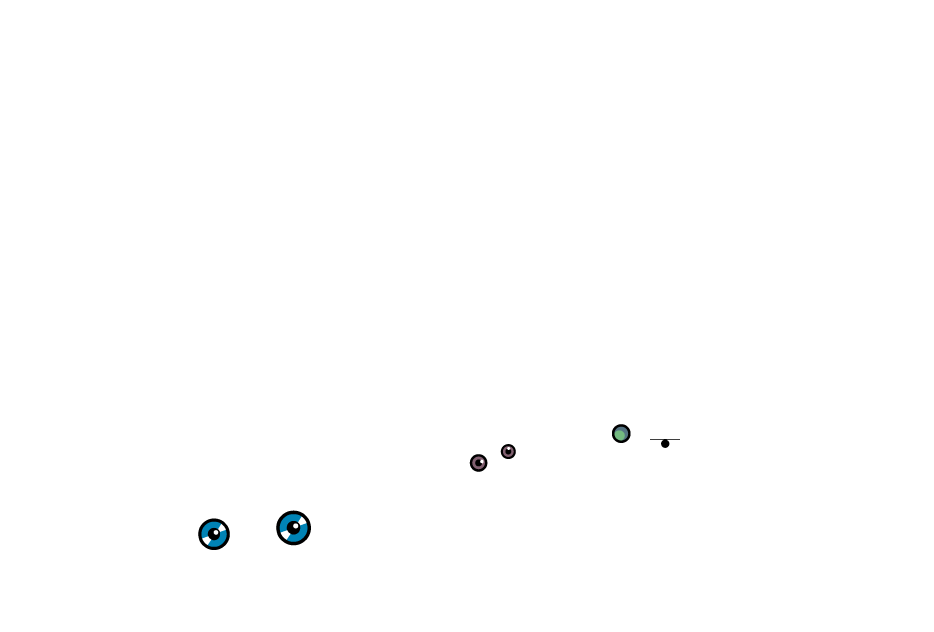
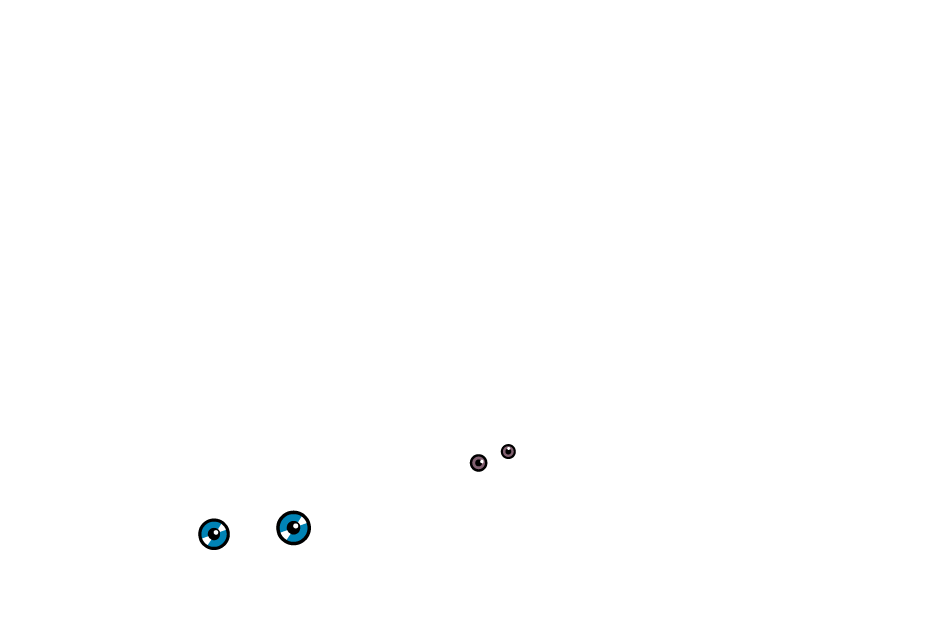
Before/after of a 934×632 layered artwork. What changed in the layer stack:
painted on "Calque 1" over [612, 424, 680, 448]
painted on "Calque 2" over [612, 424, 680, 448]
